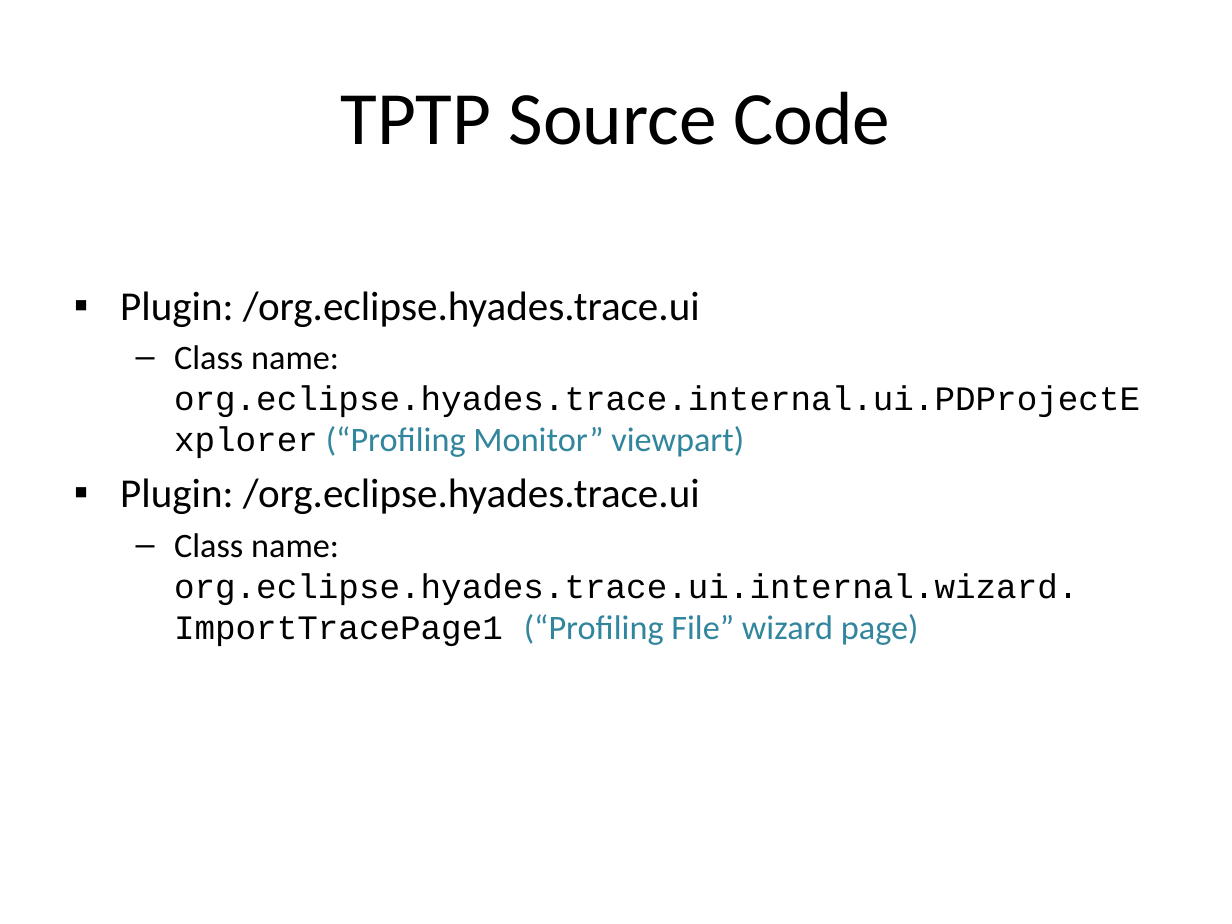
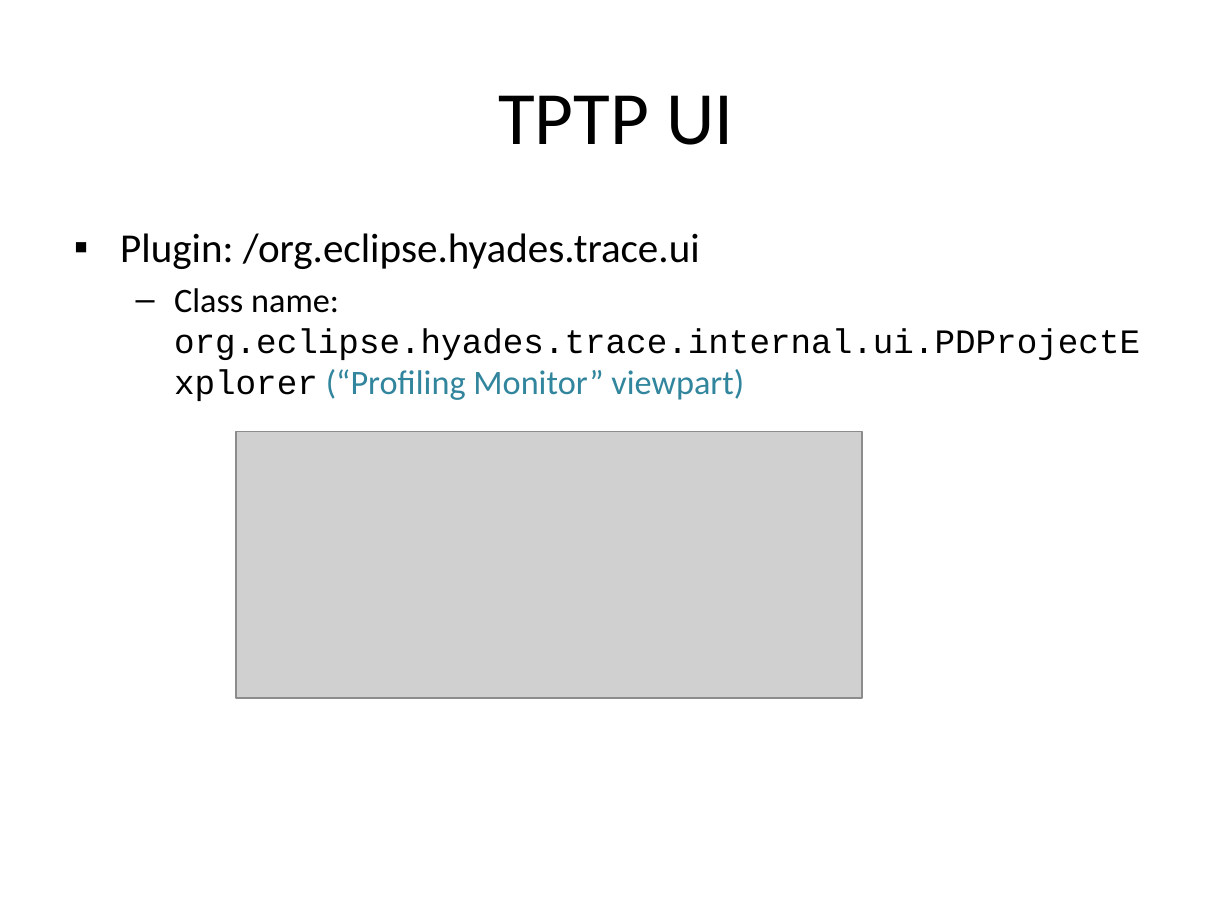
Before and after one commit to wsgan001/asegrp, a slide deck: slide 4 of papers/DRCPA/docs/PerfTest - Implementation.pptx (slide 3 before the commit). Drawn at 1232x924 pixels with LibreOffice and Linux fonts; fonts in the diff are those of the drawing; grey boxes stand for pictures. Boxes give left, top, right and bottom in pixels: in the first picture for what was removed or moved away, otherwise in the second. Text is boxed around its words. In the diff, an @@ line names an element or a change of style, - is before the commit and + after.

```diff
--- a/papers/DRCPA/docs/PerfTest - Implementation.pptx
+++ b/papers/DRCPA/docs/PerfTest - Implementation.pptx
@@ title at <box>498,95,733,145</box>: text changed @@
-TPTP Source Code
+TPTP UI
@@ picture added at <box>237,431,862,699</box> @@
@@ text at <box>120,478,1078,646</box>: paragraphs removed @@
-▪ Plugin: /org.eclipse.hyades.trace.ui
-  – Class name: org.eclipse.hyades.trace.ui.internal.wizard. ImportTracePage1 (“Profiling File” wizard page)
```
Also in this commit, not shown: 4 other slides changed, 14 slides added, 1 slide removed, 3 other files.
